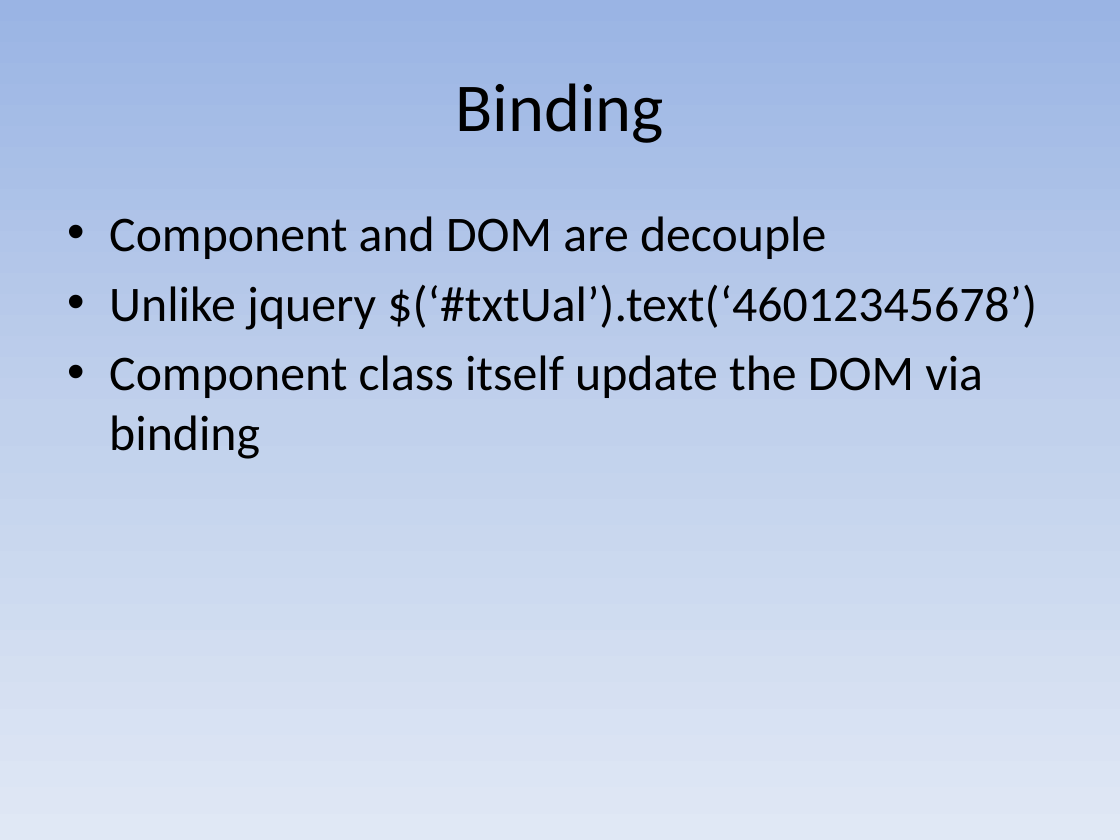
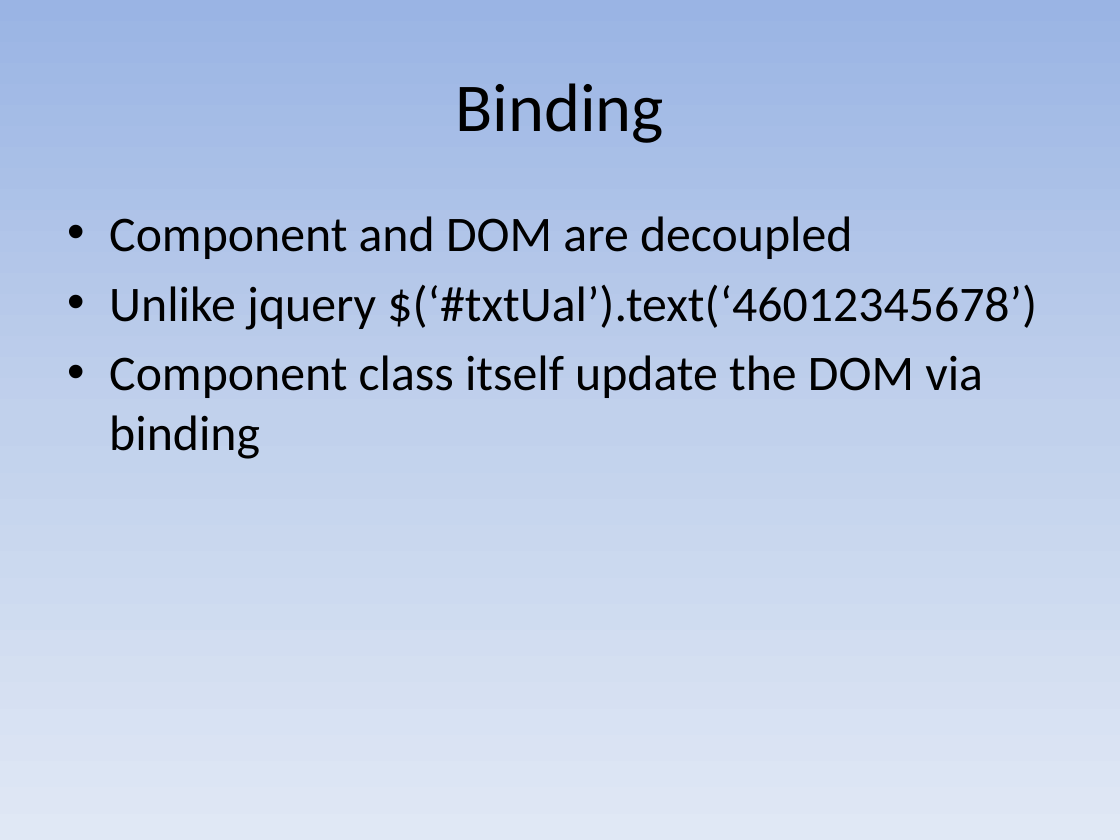
Before and after one commit to mayuanyang/HelloAngular2, a slide deck: slide 10 of angular2.pptx. Drawn at 1120x840 pixels with LibreOffice and Linux fonts; fonts in the diff are those of the drawing. Boxes give left, top, right and bottom in pixels: in the first picture for what was removed or moved away, otherwise in the second. Text is boxed around its words. In the diff, an @@ line names an element or a change of style, - is before the commit and + after.

```diff
--- a/angular2.pptx
+++ b/angular2.pptx
@@ text at (109,216,852,259): text changed @@
-• Component and DOM are decouple
+• Component and DOM are decoupled
```
Also in this commit, not shown: 4 other slides changed, 2 slides added, 7 other files.
